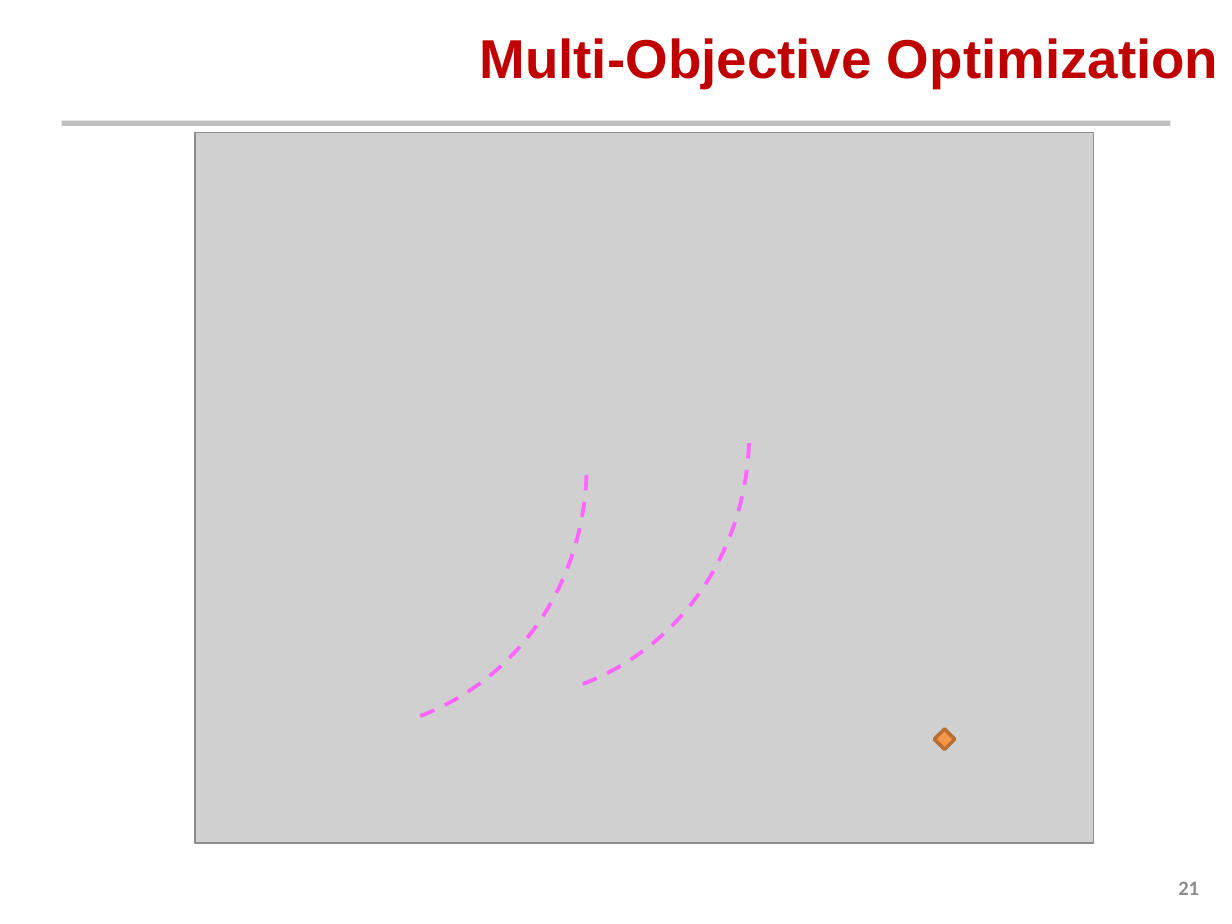
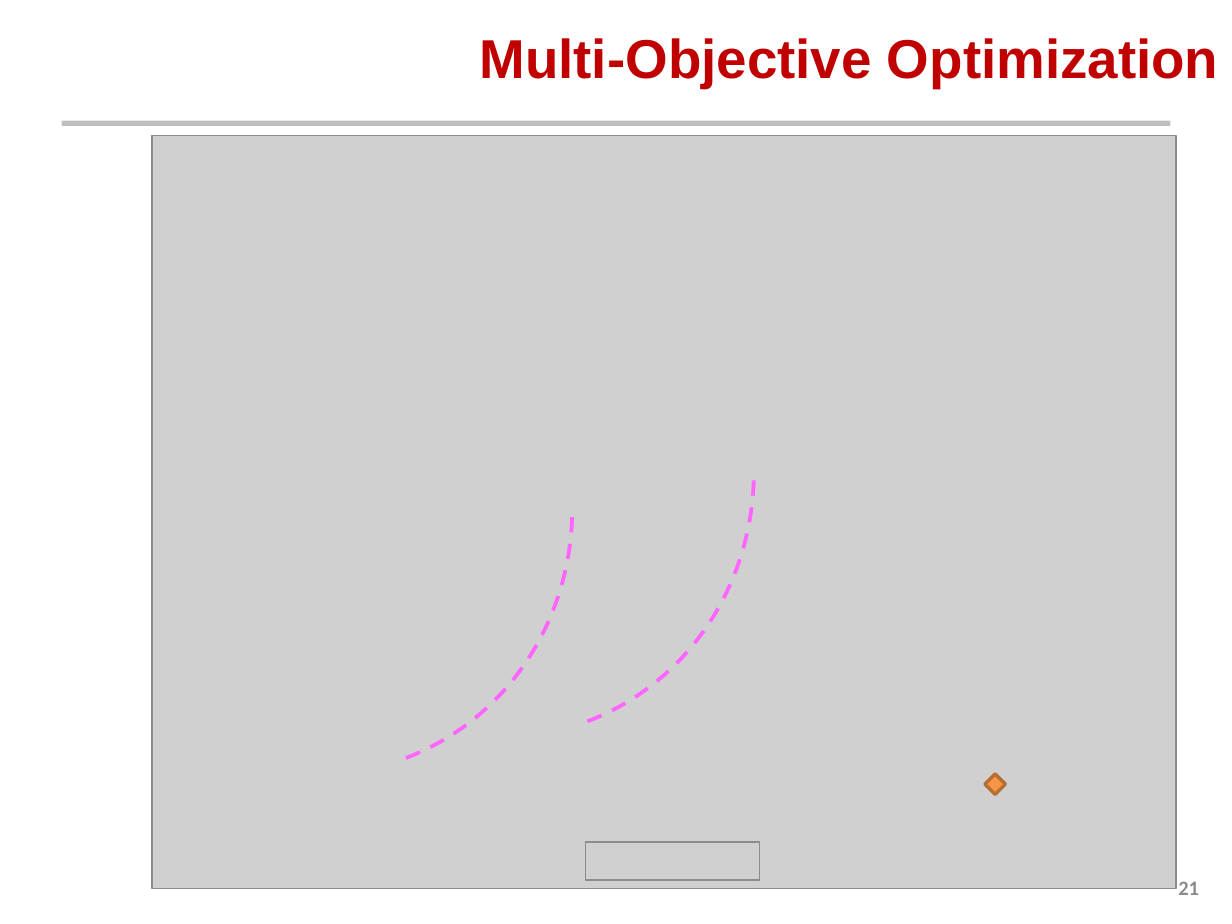
Before and after one commit to AeroSigma/Mars2040, a slide deck: slide 21 of MSDO/Assignment5/Mars 2040 Optimization Presentation.pptx. Drawn at 1232x924 pixels with LibreOffice and Linux fonts; fonts in the diff are those of the drawing; grey boxes stand for pictures; background and template pictures are left out. Boxes give left, top, right and bottom in pixels: in the first picture for what was removed or moved away, otherwise in the second. Text is boxed around its words. In the diff, an @@ line names an element or a change of style, - is before the commit and + after.

```diff
--- a/MSDO/Assignment5/Mars 2040 Optimization Presentation.pptx
+++ b/MSDO/Assignment5/Mars 2040 Optimization Presentation.pptx
@@ arc (boxed as its full ellipse): place and size @@
-arc (boxed as its full ellipse) at (142, 72, 826, 775)
+arc (boxed as its full ellipse) at (147, 110, 831, 813)
@@ arc (boxed as its full ellipse): place and size @@
-arc (boxed as its full ellipse) at (0, 104, 664, 807)
+arc (boxed as its full ellipse) at (0, 146, 649, 848)
@@ picture: place and size @@
-picture at (195, 132, 1093, 843)
+picture at (152, 136, 1175, 888)
@@ diamond: place and size @@
-diamond at (934, 729, 955, 750)
+diamond at (984, 774, 1005, 795)
@@ picture added at (585, 841, 760, 880) @@
```
Also in this commit, not shown: 4 other slides changed, 6 other files.
